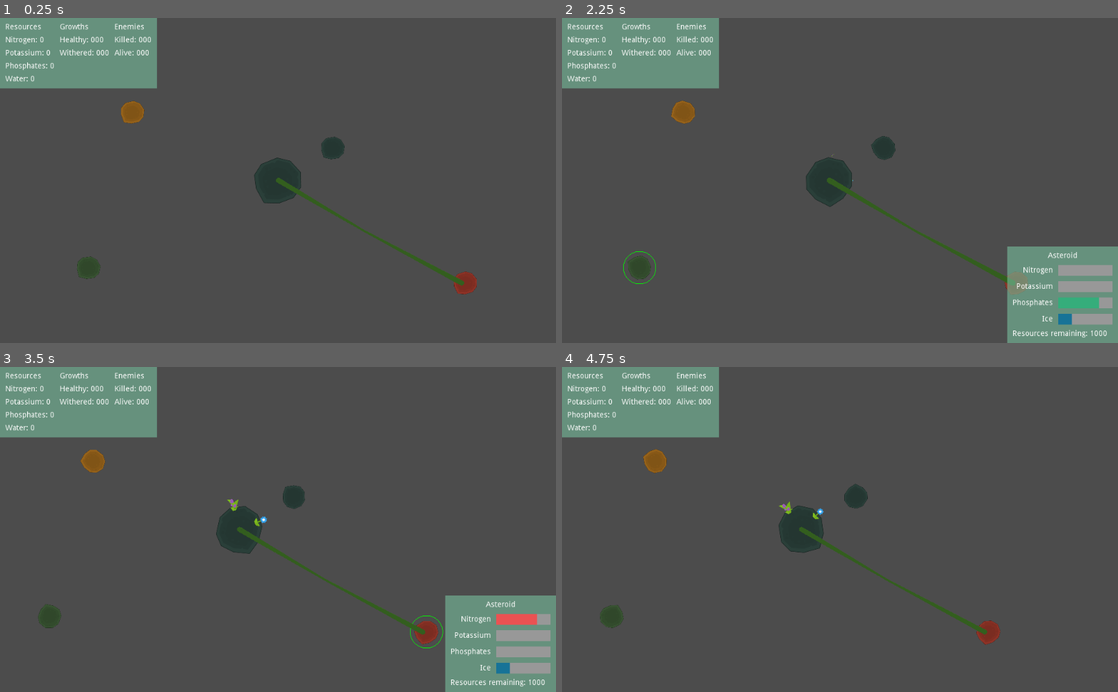
Above: before the commit, frames 1-4 (two rows, left to right).
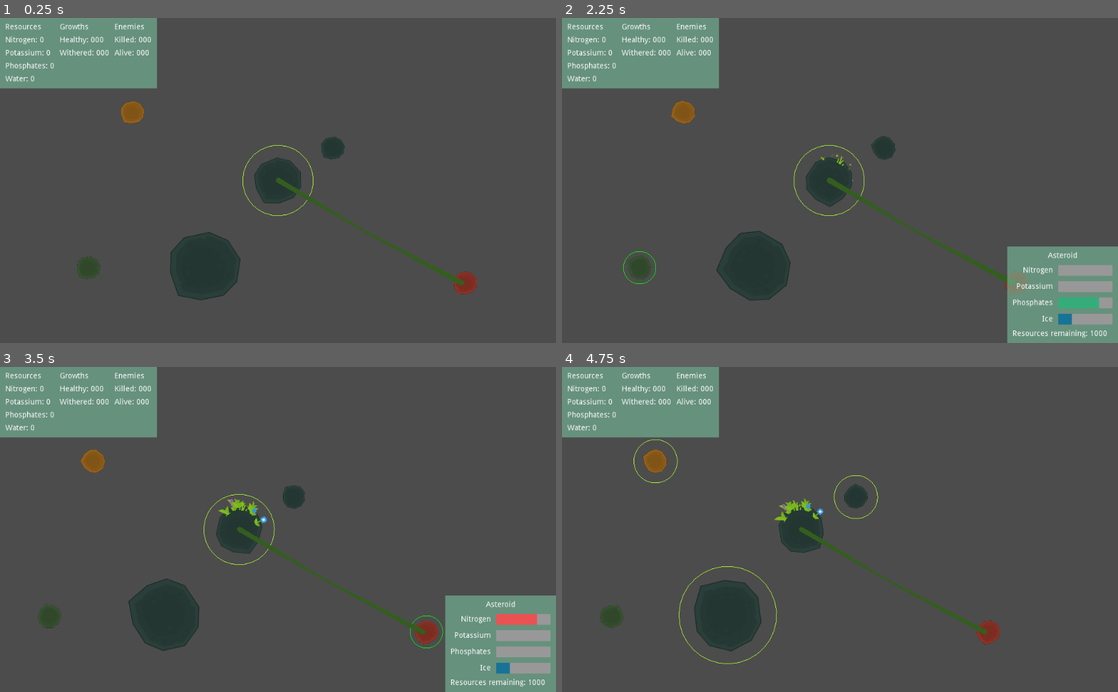
Above: after the commit, the same moments.

Repository: Bloodyaugust/kenney-jam-2022
Game: Godot game, scene res://main.tscn
The game is run twice, just before and just after one commit, with the same random seed, the same clock (stepped at 60 frames per second) and the same inputs.
Inputs (mouse positions are in pixels of both pictures, inside the frame that each line leads up to):
- Up to frame 1 (0.25 s): no input
- Up to frame 2 (2.25 s): tap Enter at 0.5 s; drag from (840, 180) to (695, 112) at 0.52 s; drag from (695, 112) to (840, 180) at 1.27 s; move the mouse to (650, 268) at 2.02 s; hold Right (ui_right) from 2.03 s (still down); click (650, 268) at 2.17 s
- Up to frame 3 (3.5 s): release Right (ui_right) at 2.75 s; drag from (428, 630) to (94, 461) at 2.77 s
- Up to frame 4 (4.75 s): drag from (856, 497) to (990, 630) at 3.52 s; drag from (673, 480) to (990, 630) at 4.27 s

The runs differ from the first frame. In frame 1, 2.2% of the frame differs, in the area x 30-57%, y 39-87%; in frame 2, 2.2%; in frame 3, 2.3%; in frame 4, 2.5%, in the area x 12-57%, y 22-92%.

Commit message:
Add GrowthController for propagation and event routing
- Players can now propagate growth to any asteroid in range of any current growth

Diff:
--- a/actors/Asteroid.gd
+++ b/actors/Asteroid.gd
@@ -30,6 +30,8 @@
 func _draw():
   if _selected:
     draw_arc(Vector2.ZERO, _collision_shape.shape.radius, 0, 2 * PI, 32, Color.green)
+  elif self in GrowthController.growable_asteroids:
+    draw_arc(Vector2.ZERO, _collision_shape.shape.radius + 10, 0, 2 * PI, 32, Color.greenyellow)
 
 func _on_asteroid_selected(asteroid):
   if asteroid == self:
@@ -42,8 +44,7 @@
 func _process(delta):
   rotate(_spin_rate * delta)
 
-  if _selected:
-    update()
+  update()
 
 func _ready():
   Store.connect("asteroid_selected", self, "_on_asteroid_selected")
--- a/actors/Growth.gd
+++ b/actors/Growth.gd
@@ -34,12 +34,12 @@
 export(GROWTH_TYPES) var starting_type: int
 
 var asteroid: Node2D
+var growth_radius: float
 
 onready var _connections: Node2D = $"%Connections"
 
 var _asteroid_data: AsteroidData
 var _foliage: Node2D
-var _growth_radius: float
 var _growth_time: float
 var _status: int = GROWTH_STATUSES.GROWING
 var _type: int
@@ -54,7 +54,7 @@
 
 func _draw():
   if Store.selected_asteroid == asteroid:
-    draw_arc(Vector2.ZERO, _growth_radius, 0, 2 * PI, 32, Color.red)
+    draw_arc(Vector2.ZERO, growth_radius, 0, 2 * PI, 32, Color.red)
 
 func _process(delta):
   if _status == GROWTH_STATUSES.GROWING:
@@ -62,6 +62,7 @@
 
     if _growth_time >= GROWTH_TIME:
       _status = GROWTH_STATUSES.HEALTHY
+      Store.emit_signal("growth_finished", self)
 
   for _child in _foliage.get_children():
     _child.scale = _child.scale - (sin((Time.get_ticks_msec() as float + _child.get_meta("scale_offset")) / 512) * FOLIAGE_SCALE_MODIFIER)
@@ -88,20 +89,20 @@
   asteroid.growth = self
   _asteroid_data = asteroid.data as AsteroidData
 
-  _growth_radius = (_asteroid_data.size * GROWTH_RADIUS_BASE) * GROWTH_RADIUS_SCALAR
+  growth_radius = (_asteroid_data.size * GROWTH_RADIUS_BASE) * GROWTH_RADIUS_SCALAR
 
   _foliage = asteroid.find_node("Foliage", true, false)
 
-  var _num_foliage: int = (randi() % 6) + 1 + _asteroid_data.size as int
+  var _num_foliage: int = (randi() % 6) + 1 + (_asteroid_data.size * _asteroid_data.size * _asteroid_data.size) as int
   for _i in range(_num_foliage):
     var _new_foliage: Sprite = Sprite.new()
-    var _new_position: Vector2 = global_position + (Vector2(rand_range(-1, 1), rand_range(-1, 1)).normalized() * (_asteroid_data.size * rand_range(20.0, 25.0)))
+    var _new_position: Vector2 = Vector2(rand_range(-1, 1), rand_range(-1, 1)).normalized() * (_asteroid_data.size * rand_range(20.0, 25.0))
     var _tween: SceneTreeTween = create_tween().set_trans(Tween.TRANS_QUINT).set_ease(Tween.EASE_IN)
 
     _new_foliage.texture = FOLIAGE_SPRITES[randi() % FOLIAGE_SPRITES.size()]
     _new_foliage.scale = Vector2(0.0, 0.0)
     _new_foliage.global_position = _new_position
-    _new_foliage.rotation = global_position.angle_to_point(_new_position) - PI / 2
+    _new_foliage.rotation = Vector2.ZERO.angle_to_point(_new_position) - PI / 2
     _new_foliage.set_meta("scale_offset", rand_range(0, 10000))
     _foliage.add_child(_new_foliage)
 
--- a/actors/Growth.tscn
+++ b/actors/Growth.tscn
@@ -6,7 +6,7 @@
 [sub_resource type="Curve" id=1]
 _data = [ Vector2( 0, 1 ), 0.0, 0.0, 0, 0, Vector2( 0.490476, 0.390909 ), 0.0, 0.0, 0, 0, Vector2( 1, 1 ), 0.0, 0.0, 0, 0 ]
 
-[node name="Growth" type="Node2D"]
+[node name="Growth" type="Node2D" groups=["growths"]]
 script = ExtResource( 2 )
 
 [node name="Connections" type="Node2D" parent="."]
--- a/data/Constants.gd
+++ b/data/Constants.gd
@@ -4,6 +4,11 @@
 const COLOR_POTASSIUM: Color = Color("#F9D923")
 const COLOR_PHOSPHATES: Color = Color("#36AE7C")
 const COLOR_WATER: Color = Color("#187498")
+const PROPAGATION_COST: Dictionary = {
+  "water": 1,
+  "nitrogen": 0.2,
+  "potassium": 0.2
+}
 const RESOURCE_COLORS: Dictionary = {
   "nitrogen": COLOR_NITROGEN,
   "potassium": COLOR_POTASSIUM,
--- /dev/null
+++ b/data/asteroids/large_ice.tres
@@ -0,0 +1,11 @@
+[gd_resource type="Resource" load_steps=2 format=2]
+
+[ext_resource path="res://data/asteroid.gd" type="Script" id=1]
+
+[resource]
+script = ExtResource( 1 )
+nitrogen = 0.0
+potassium = 1.0
+phosphates = 1.0
+size = 3.0
+water = 3.0
--- a/main.tscn
+++ b/main.tscn
@@ -11,6 +11,7 @@
 [ext_resource path="res://views/SelectedAsteroid.gd" type="Script" id=9]
 [ext_resource path="res://actors/Growth.tscn" type="PackedScene" id=10]
 [ext_resource path="res://views/PlayerStatus.gd" type="Script" id=11]
+[ext_resource path="res://data/asteroids/large_ice.tres" type="Resource" id=12]
 
 [sub_resource type="StyleBoxFlat" id=1]
 bg_color = Color( 0.921569, 0.32549, 0.32549, 1 )
@@ -52,6 +53,12 @@
 [node name="Asteroid2" parent="." instance=ExtResource( 1 )]
 position = Vector2( 101, -60 )
 data_resource = ExtResource( 3 )
+
+[node name="Asteroid6" parent="." instance=ExtResource( 1 )]
+position = Vector2( -135, 158 )
+data_resource = ExtResource( 12 )
+
+[node name="GrowthsContainer" type="Node2D" parent="."]
 
 [node name="Growth" parent="." instance=ExtResource( 10 )]
 starting_asteroid = NodePath("../Asteroid")
@@ -72,7 +79,7 @@
 
 [node name="MarginContainer" type="MarginContainer" parent="CanvasLayer/SelectedAsteroid"]
 self_modulate = Color( 1, 1, 1, 0.784314 )
-margin_right = 379.0
+margin_right = 481.0
 margin_bottom = 178.0
 size_flags_horizontal = 3
 size_flags_vertical = 3
@@ -81,7 +88,7 @@
 [node name="HBoxContainer" type="HBoxContainer" parent="CanvasLayer/SelectedAsteroid/MarginContainer"]
 margin_left = 10.0
 margin_top = 10.0
-margin_right = 369.0
+margin_right = 471.0
 margin_bottom = 168.0
 
 [node name="VBoxContainer" type="VBoxContainer" parent="CanvasLayer/SelectedAsteroid/MarginContainer/HBoxContainer"]
@@ -245,6 +252,28 @@
 margin_right = 96.0
 margin_bottom = 14.0
 text = "Status: Healthy"
+
+[node name="Propagation" type="VBoxContainer" parent="CanvasLayer/SelectedAsteroid/MarginContainer/HBoxContainer"]
+unique_name_in_owner = true
+margin_left = 369.0
+margin_right = 461.0
+margin_bottom = 158.0
+alignment = 2
+
+[node name="Label" type="Label" parent="CanvasLayer/SelectedAsteroid/MarginContainer/HBoxContainer/Propagation"]
+margin_top = 80.0
+margin_right = 92.0
+margin_bottom = 128.0
+text = "-100 Water
+-50 Nitrogen
+-10 Potassium"
+
+[node name="Propagate" type="Button" parent="CanvasLayer/SelectedAsteroid/MarginContainer/HBoxContainer/Propagation"]
+unique_name_in_owner = true
+margin_top = 138.0
+margin_right = 92.0
+margin_bottom = 158.0
+text = "Propagate"
 
 [node name="PlayerStatus" type="PanelContainer" parent="CanvasLayer"]
 margin_right = 14.0
--- a/project.godot
+++ b/project.godot
@@ -29,6 +29,7 @@
 GDUtil="*res://lib/GDUtil.gd"
 Constants="*res://data/Constants.gd"
 Store="*res://scripts/Store.gd"
+GrowthController="*res://scripts/GrowthController.gd"
 
 [gui]
 
--- /dev/null
+++ b/scripts/GrowthController.gd
@@ -0,0 +1,38 @@
+extends Node2D
+
+const GROWTH_SCENE: PackedScene = preload("res://actors/Growth.tscn")
+
+onready var asteroids = get_tree().get_nodes_in_group("asteroids")
+onready var growths = get_tree().get_nodes_in_group("growths")
+onready var growths_container = get_tree().get_root().find_node("GrowthsContainer", true, false)
+
+var growable_asteroids: Array
+
+func _evaluate_asteroid_growability(_any):
+  growable_asteroids = []
+
+  for _asteroid in asteroids:
+    if _asteroid.growth:
+      continue
+
+    for _growth in growths:
+      if _asteroid.global_position.distance_to(_growth.global_position) <= _growth.growth_radius:
+        growable_asteroids.append(_asteroid)
+        continue
+
+func _on_propagate(asteroid: Node2D):
+  var _new_growth: Node2D = GROWTH_SCENE.instance()
+
+  _new_growth.global_position = asteroid.global_position
+  _new_growth.starting_type = 0
+  _new_growth.asteroid = asteroid
+  growths_container.add_child(_new_growth)
+
+  for _resource_key in Constants.PROPAGATION_COST.keys():
+    Store.resources[_resource_key] -= Constants.PROPAGATION_COST[_resource_key]
+
+func _ready():
+  Store.connect("growth_finished", self, "_evaluate_asteroid_growability")
+  Store.connect("propagate", self, "_on_propagate")
+
+  _evaluate_asteroid_growability(null)
--- a/scripts/Store.gd
+++ b/scripts/Store.gd
@@ -1,6 +1,8 @@
 extends Node2D
 
 signal asteroid_selected(asteroid)
+signal growth_finished(growth)
+signal propagate(asteroid)
 
 var selected_asteroid
 var resources: Dictionary = {
--- a/views/SelectedAsteroid.gd
+++ b/views/SelectedAsteroid.gd
@@ -8,6 +8,8 @@
 onready var _nitrogen: ProgressBar = $"%NitrogenAmount"
 onready var _potassium: ProgressBar = $"%PotassiumAmount"
 onready var _phosphates: ProgressBar = $"%PhosphatesAmount"
+onready var _propagation: Control = $"%Propagation"
+onready var _propagate: Button = $"%Propagate"
 onready var _resources: Label = $"%ResourcesRemaining"
 onready var _water: ProgressBar = $"%WaterAmount"
 
@@ -29,18 +31,36 @@
 
   else:
     visible = false
+    _propagation.visible = false
+
+func _on_propagate_pressed():
+  Store.emit_signal("propagate", Store.selected_asteroid)
 
 func _process(delta):
   if visible:
     _resources.text = "Resources remaining: %d" % Store.selected_asteroid._resources
 
     if Store.selected_asteroid.growth:
+      _propagation.visible = false
       _update_growth_details(Store.selected_asteroid)
+    elif Store.selected_asteroid in GrowthController.growable_asteroids:
+      _propagation.visible = true
+      _update_propagation()
 
 func _ready():
   Store.connect("asteroid_selected", self, "_on_asteroid_selected")
+  _propagate.connect("pressed", self, "_on_propagate_pressed")
 
   visible = false
+
+func _update_propagation():
+  var _can_propagate: bool = true
+  for _resource_key in Constants.PROPAGATION_COST.keys():
+    if Store.resources[_resource_key] < Constants.PROPAGATION_COST[_resource_key]:
+      _can_propagate = false
+      break
+
+  _propagate.disabled = !_can_propagate
 
 func _update_growth_details(asteroid):
   var _growth_details: Dictionary = asteroid.growth.get_growth_details()
Not shown: 1 places in main.tscn that only renumber resources
